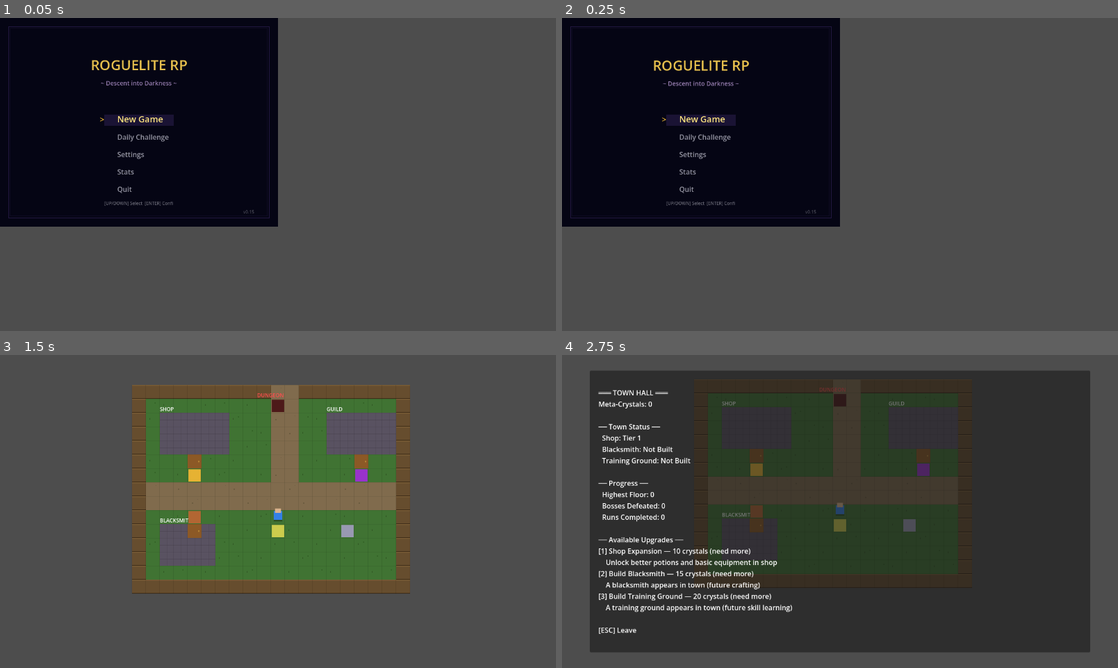
Above: before the commit, frames 1-4 (two rows, left to right).
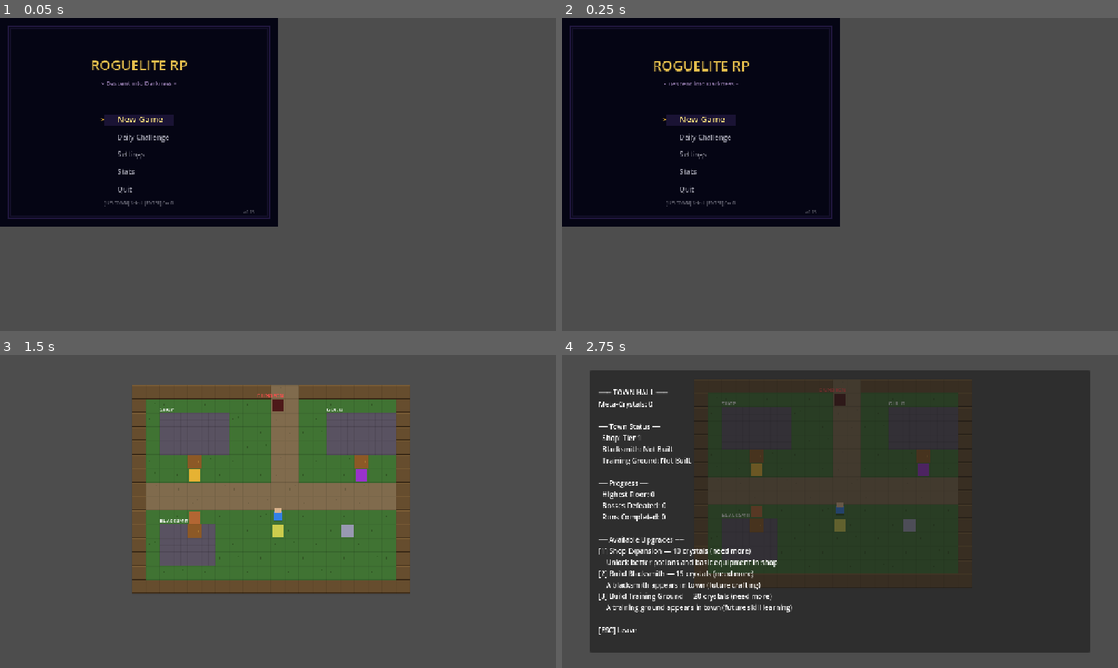
Above: after the commit, the same moments.

Repository: Uncanny177/GDscript-Dev---Prog.1
Game: Godot game, scene res://scenes/ui/title_screen.tscn
Two runs of this game, one before a commit and one after it. Both use one fixed random seed, a clock stepped at 60 frames per second and the inputs below.
Inputs:
- Up to frame 1 (0.05 s): no input
- Up to frame 2 (0.25 s): no input
- Up to frame 3 (1.5 s): tap Enter (ui_accept) at 0.5, 0.77 s; hold D (move_right) 0.53-1.28 s; tap E (interact) at 0.6 s; hold S (move_down) from 1.28 s (still down); tap 1 at 1.35 s
- Up to frame 4 (2.75 s): tap Enter (ui_accept) at 1.52 s; release S (move_down) at 2.03 s; hold D (move_right) from 2.03 s (still down); tap 2 at 2.1 s

The runs differ from the first frame. In frame 1, 1.1% of the frame differs, in the area x 1-49%, y 2-65%; in frame 2, 1.1%; in frame 3, 0.8%; in frame 4, 3.5%, in the area x 6-74%, y 10-90%.

Commit message:
fix: Fullscreen + menu layering + resolution presets
Fullscreen (Task 1):
- project.godot stretch mode: viewport -> canvas_items with expand aspect
  (proper crisp UI scaling in fullscreen, fills screen no black bars)
- settings_menu: WINDOW_MODE_FULLSCREEN -> EXCLUSIVE_FULLSCREEN (reliable)
- Resolution presets changed from 4:3 (640x480) to 16:9 (1280x720+)
  to match the 16:9 viewport (fixes distortion)

Menu overlap (Task 2):
- Assigned consistent CanvasLayer values so menus stack correctly:
  StatsScreen=85, PauseMenu=90, SettingsMenu=95, Tooltip=98, Transition=100
- Previously SettingsMenu/StatsScreen had no layer (defaulted to 1),
  causing overlap with game content and each other
- SettingsMenu now process_mode=ALWAYS so it works from pause menu

Diff:
--- a/project.godot
+++ b/project.godot
@@ -54,7 +54,10 @@
 
 window/size/viewport_width=1280
 window/size/viewport_height=720
-window/stretch/mode="viewport"
+window/stretch/mode="canvas_items"
+window/stretch/aspect="expand"
+window/size/window_width_override=1280
+window/size/window_height_override=720
 
 [dotnet]
 
--- a/scenes/ui/settings_menu.gd
+++ b/scenes/ui/settings_menu.gd
@@ -30,20 +30,18 @@
 	"show_damage_numbers": true,
 }
 
-## Available resolution presets (window sizes)
+## Available resolution presets (window sizes) — all 16:9 to match viewport
 const RESOLUTIONS: Array[Vector2i] = [
-	Vector2i(640, 480),    # 1x (native)
-	Vector2i(960, 720),    # 1.5x
-	Vector2i(1280, 960),   # 2x
-	Vector2i(1600, 1200),  # 2.5x
-	Vector2i(1920, 1440),  # 3x
+	Vector2i(1280, 720),   # 720p (native viewport)
+	Vector2i(1600, 900),   # 900p
+	Vector2i(1920, 1080),  # 1080p
+	Vector2i(2560, 1440),  # 1440p
 ]
 const RESOLUTION_NAMES: Array[String] = [
-	"640x480 (1x)",
-	"960x720 (1.5x)",
-	"1280x960 (2x)",
-	"1600x1200 (2.5x)",
-	"1920x1440 (3x)",
+	"1280x720 (720p)",
+	"1600x900 (900p)",
+	"1920x1080 (1080p)",
+	"2560x1440 (1440p)",
 ]
 
 ## Which setting is currently selected (for keyboard navigation)
@@ -61,6 +59,8 @@
 
 
 func _ready() -> void:
+	layer = 95  # Above pause menu (90), below transitions (100)
+	process_mode = Node.PROCESS_MODE_ALWAYS  # Works even when game is paused
 	_build_ui()
 	panel.hide()
 	_load_settings()
@@ -208,8 +208,9 @@
 
 func _apply_fullscreen() -> void:
 	## Toggle fullscreen mode.
+	## EXCLUSIVE_FULLSCREEN is more reliable than FULLSCREEN across drivers/OSes.
 	if settings["fullscreen"]:
-		DisplayServer.window_set_mode(DisplayServer.WINDOW_MODE_FULLSCREEN)
+		DisplayServer.window_set_mode(DisplayServer.WINDOW_MODE_EXCLUSIVE_FULLSCREEN)
 	else:
 		DisplayServer.window_set_mode(DisplayServer.WINDOW_MODE_WINDOWED)
 		# When leaving fullscreen, apply the selected resolution
--- a/scenes/ui/stats_screen.gd
+++ b/scenes/ui/stats_screen.gd
@@ -12,6 +12,7 @@
 
 
 func _ready() -> void:
+	layer = 85  # Below pause menu (90) and settings (95)
 	_build_ui()
 	panel.hide()
 
--- a/scenes/ui/tooltip.gd
+++ b/scenes/ui/tooltip.gd
@@ -21,7 +21,7 @@
 
 
 func _ready() -> void:
-	layer = 95  # Above most UI, below transition
+	layer = 98  # Tooltips float above all menus, below transitions (100)
 	_build_ui()
 	panel.hide()
 
